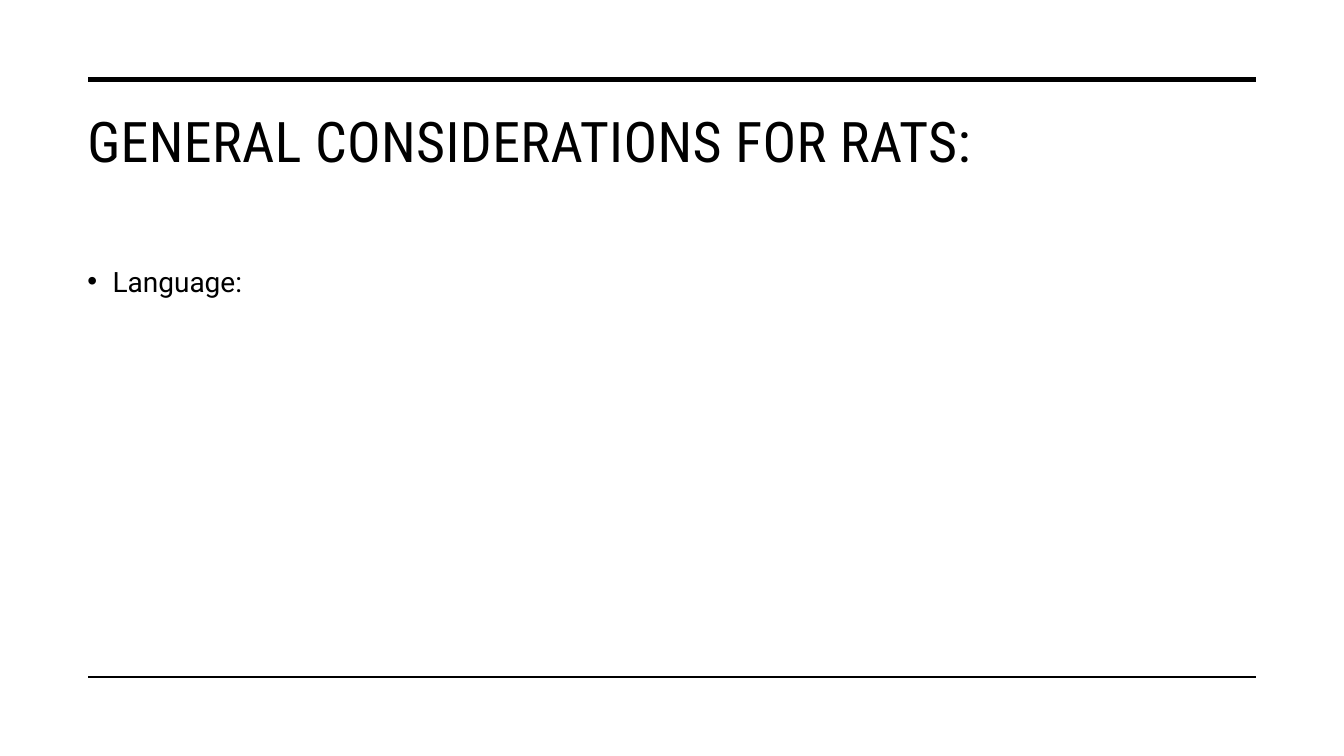
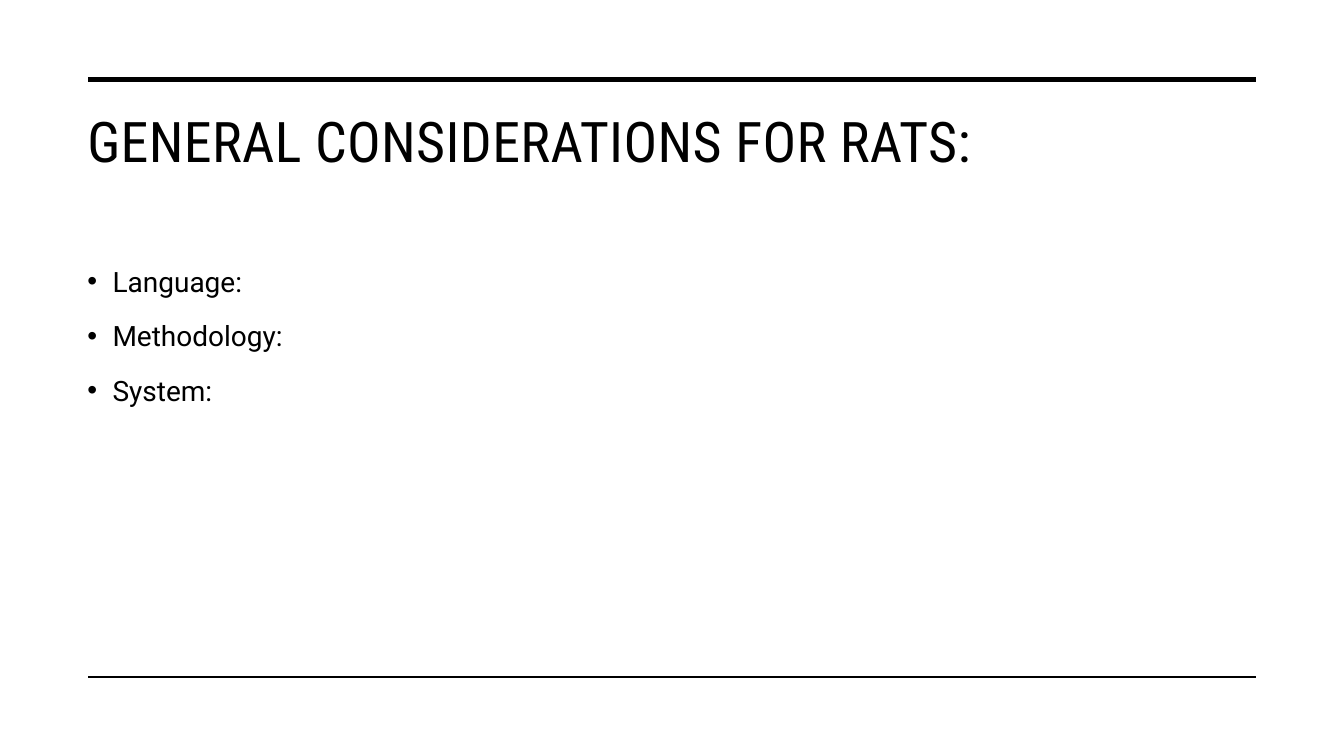
Before and after one commit to Dannybrush/Final-Year-Project-, a slide deck: slide 5 of DemoPresentation - first draft.pptx. Drawn at 1344x756 pixels with LibreOffice and Linux fonts; fonts in the diff are those of the drawing. Boxes give left, top, right and bottom in pixels: in the first picture for what was removed or moved away, otherwise in the second. Text is boxed around its words. In the diff, an @@ line names an element or a change of style, - is before the commit and + after.

```diff
--- a/DemoPresentation - first draft.pptx
+++ b/DemoPresentation - first draft.pptx
@@ text at [113,325,283,407]: paragraphs added @@
+• Methodology:
+• System:
```
Also in this commit, not shown: 1 other slide changed, 10 other files.
